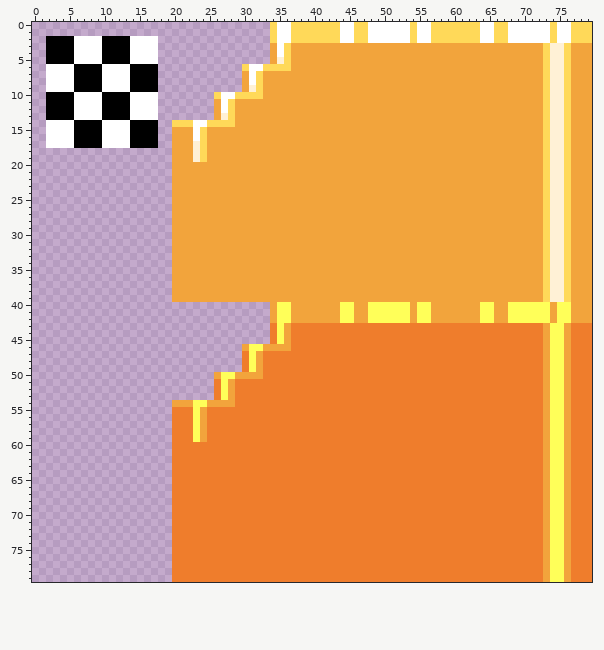
A sprite sheet gets an edit: tilesets/SunTempleOutsideTileSet/output_tileset.png. That is the earlier state.
The file is 80x80 pixels.
After:
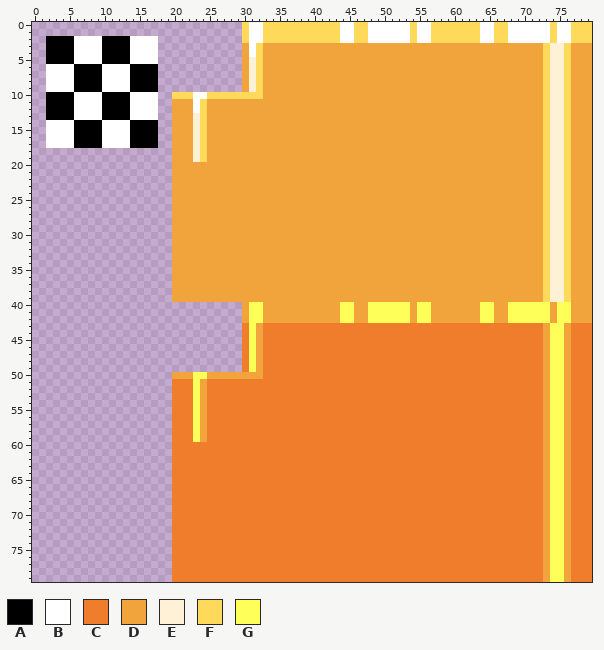
Palette (. is transparent): A #000000  B #ffffff  C #ef7d2c  D #f2a43c  E #fff1d6  F #ffd959  G #ffff59
Diff:
Colour B now appears in rows 0 to 2 at x 31 to 32; in rows 3 to 4 at x 31; in row 10 at x 23 to 24; in rows 11 to 12 at x 23.
Colour C now appears in rows 43 to 45 at x 30 and 33; in rows 51 to 53 at x 20 to 22 and 25.
The author changed colour D to colour C in rows 43 to 45 at x 36; in row 46 at x 30 and 33 to 36; in rows 51 to 53 at x 28; in row 54 at x 20 to 22 and 25 to 28.
The author changed colour G to colour C in rows 43 to 45 at x 35; in rows 51 to 53 at x 27.
Colour D now appears in rows 3 to 5 at x 30 and 33; in rows 11 to 13 at x 20 to 22 and 25; in rows 40 to 42 at x 30 and 33; in rows 43 to 45 at x 32; in row 50 at x 20 to 22 and 25; in rows 51 to 53 at x 24.
The author changed colour B to colour D in rows 3 to 4 at x 35; in rows 11 to 12 at x 27.
The author changed colour E to colour D in row 5 at x 35; in row 13 at x 27.
The author changed colour F to colour D in rows 3 to 5 at x 36; in row 6 at x 30 and 33 to 36; in rows 11 to 13 at x 28; in row 14 at x 20 to 22 and 25 to 28.
The author changed colour G to colour D in rows 40 to 42 at x 35 to 36; in row 46 at x 32; in row 50 at x 27 to 28; in row 54 at x 24.
Colour E now appears in row 5 at x 31; in row 13 at x 23.
The author changed colour B to colour E in rows 6 to 8 at x 31; in rows 14 to 16 at x 23.
Colour F now appears in rows 0 to 2 at x 30 and 33; in rows 3 to 5 at x 32; in row 10 at x 20 to 22 and 25; in rows 11 to 13 at x 24.
The author changed colour B to colour F in rows 0 to 2 at x 35 to 36; in row 6 at x 32; in row 10 at x 27 to 28; in row 14 at x 24.
Colour G now appears in rows 40 to 42 at x 31 to 32; in rows 43 to 45 at x 31; in row 50 at x 23 to 24; in rows 51 to 53 at x 23.
Where, in picture pixels (left, top, right, bottom), the same in both pictures:
changed: (172, 22, 291, 141)
changed: (172, 302, 291, 407)
